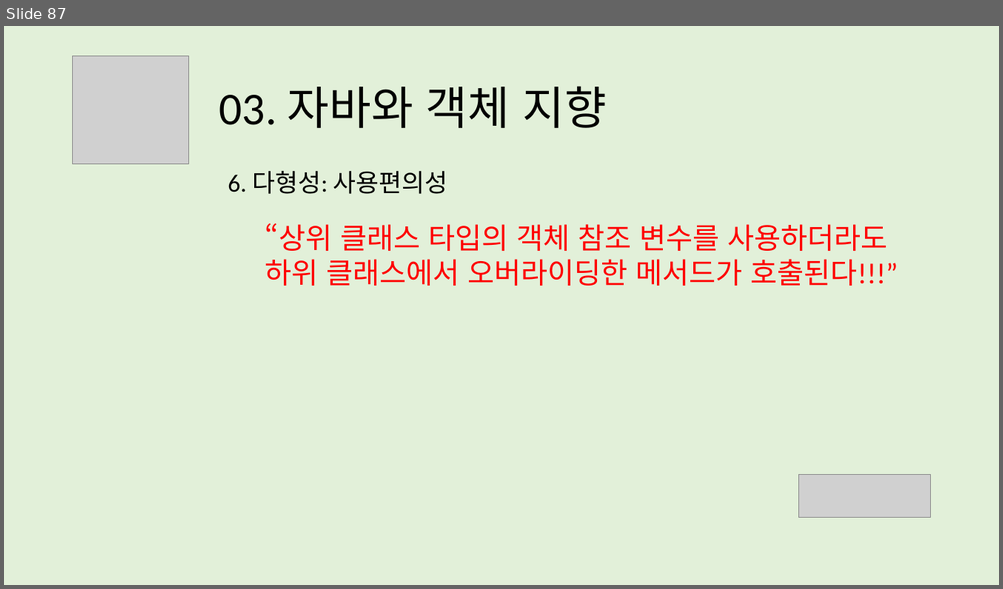
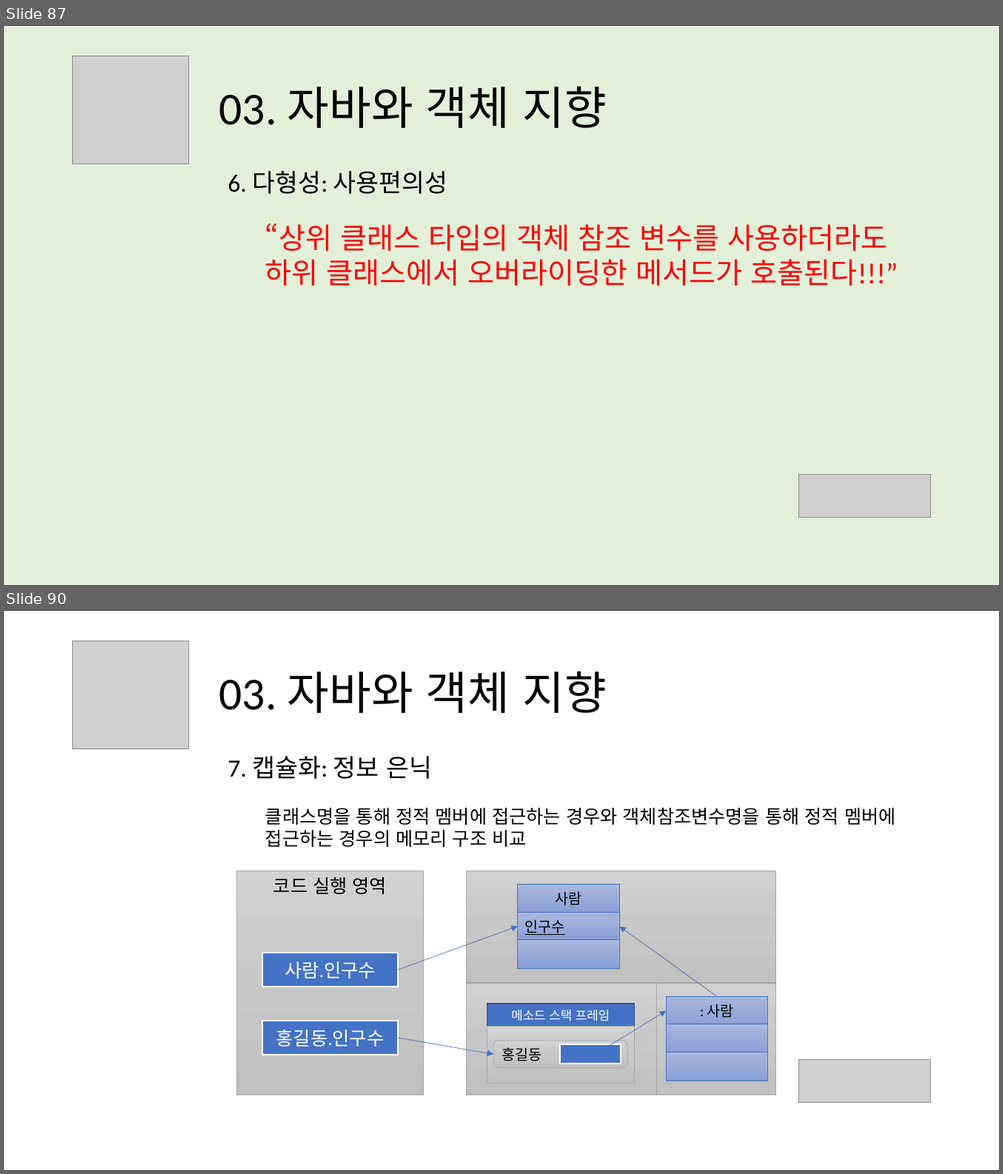
Before and after one commit to mazdah/HTTPTest, a slide deck: docs/스프링 입문을 위한 객체 지향의 원리와 이해 .pptx. Shown one above the other, each under a label of ours: slide 87 before the commit, slides 87 and 90 after it; the slides between them are not shown. The pictures are 1003x589 and 1003x1174 pixels, drawn with LibreOffice and Linux fonts; fonts in the diff are those of the drawing; grey boxes stand for pictures. Boxes give left, top, right and bottom in pixels: in the first picture for what was removed or moved away, otherwise in the second. Text is boxed around its words. In the diff, an @@ line names an element or a change of style, - is before the commit and + after.

```diff
--- a/docs/스프링 입문을 위한 객체 지향의 원리와 이해 .pptx
+++ b/docs/스프링 입문을 위한 객체 지향의 원리와 이해 .pptx
@@ slide 90 added at (x1=4, y1=611, x2=999, y2=1170), background #FFFFFF @@
@@ picture added at (x1=73, y1=641, x2=189, y2=749) @@
@@ title added at (x1=219, y1=671, x2=606, y2=713), 44 pt, text #000000 @@
+03. 자바와 객체 지향
@@ text added at (x1=227, y1=756, x2=896, y2=847), 18 pt, text #000000 @@
+7. 캡슐화: 정보 은닉
+  클래스명을 통해 정적 멤버에 접근하는 경우와 객체참조변수명을 통해 정적 멤버에 접근하는 경우의 메모리 구조 비교
@@ rectangle added at (x1=237, y1=871, x2=424, y2=1095), fill gradient #D2D2D2 to #C8C8C8 to #C0C0C0, outline #A5A5A5 0.5 pt, 18 pt, text #000000 @@
+코드 실행 영역
@@ rectangle added at (x1=466, y1=871, x2=776, y2=982), fill gradient #D2D2D2 to #C8C8C8 to #C0C0C0, outline #A5A5A5 0.5 pt @@
@@ rectangle added at (x1=518, y1=885, x2=620, y2=914), fill gradient #A8B7DF to #9AABD9 to #889ED7, outline #4472C4 0.5 pt, 14 pt, text #000000 @@
+사람
@@ rectangle added at (x1=518, y1=912, x2=620, y2=942), fill gradient #A8B7DF to #9AABD9 to #889ED7, outline #4472C4 0.5 pt, 14 pt, text #000000, underline @@
+인구수
@@ arrow added from (398, 970) to (518, 926), #4472C4 0.5 pt @@
@@ rectangle added at (x1=518, y1=940, x2=620, y2=969), fill gradient #A8B7DF to #9AABD9 to #889ED7, outline #4472C4 0.5 pt @@
@@ arrow added from (717, 997) to (620, 926), #4472C4 0.5 pt @@
@@ rectangle added at (x1=262, y1=953, x2=398, y2=987), fill #4472C4, outline #FFFFFF 1.5 pt, 18 pt, text #FFFFFF @@
+사람.인구수
@@ rectangle added at (x1=466, y1=984, x2=656, y2=1095), fill gradient #D2D2D2 to #C8C8C8 to #C0C0C0, outline #A5A5A5 0.5 pt @@
@@ rectangle added at (x1=657, y1=984, x2=777, y2=1095), fill gradient #D2D2D2 to #C8C8C8 to #C0C0C0, outline #A5A5A5 0.5 pt @@
@@ rectangle added at (x1=486, y1=1004, x2=634, y2=1027), fill #4472C4, outline #325491 1 pt, 12 pt, text #FFFFFF @@
+메소드 스택 프레임
@@ rectangle added at (x1=666, y1=997, x2=768, y2=1026), fill gradient #A8B7DF to #9AABD9 to #889ED7, outline #4472C4 0.5 pt, 14 pt, text #000000 @@
+: 사람
@@ rectangle added at (x1=262, y1=1021, x2=398, y2=1055), fill #4472C4, outline #FFFFFF 1.5 pt, 18 pt, text #FFFFFF @@
+홍길동.인구수
@@ rectangle added at (x1=486, y1=1027, x2=634, y2=1083), fill gradient #D2D2D2 to #C8C8C8 to #C0C0C0, outline #A5A5A5 0.5 pt @@
@@ arrow added from (597, 1054) to (666, 1011), #4472C4 0.5 pt @@
@@ rectangle added at (x1=666, y1=1025, x2=768, y2=1054), fill gradient #A8B7DF to #9AABD9 to #889ED7, outline #4472C4 0.5 pt @@
@@ arrow added from (398, 1039) to (493, 1055), #4472C4 0.5 pt @@
@@ rounded rectangle added at (x1=493, y1=1041, x2=628, y2=1068), fill gradient #D2D2D2 to #C8C8C8 to #C0C0C0, outline #A5A5A5 0.5 pt, 14 pt, text #000000 @@
+홍길동
@@ rectangle added at (x1=560, y1=1045, x2=621, y2=1064), fill #4472C4, outline #FFFFFF 1.5 pt @@
@@ rectangle added at (x1=666, y1=1052, x2=768, y2=1081), fill gradient #A8B7DF to #9AABD9 to #889ED7, outline #4472C4 0.5 pt @@
@@ picture added at (x1=799, y1=1060, x2=930, y2=1103) @@
```
Also in this commit, not shown: 2 slides changed, 3 other slides added.
